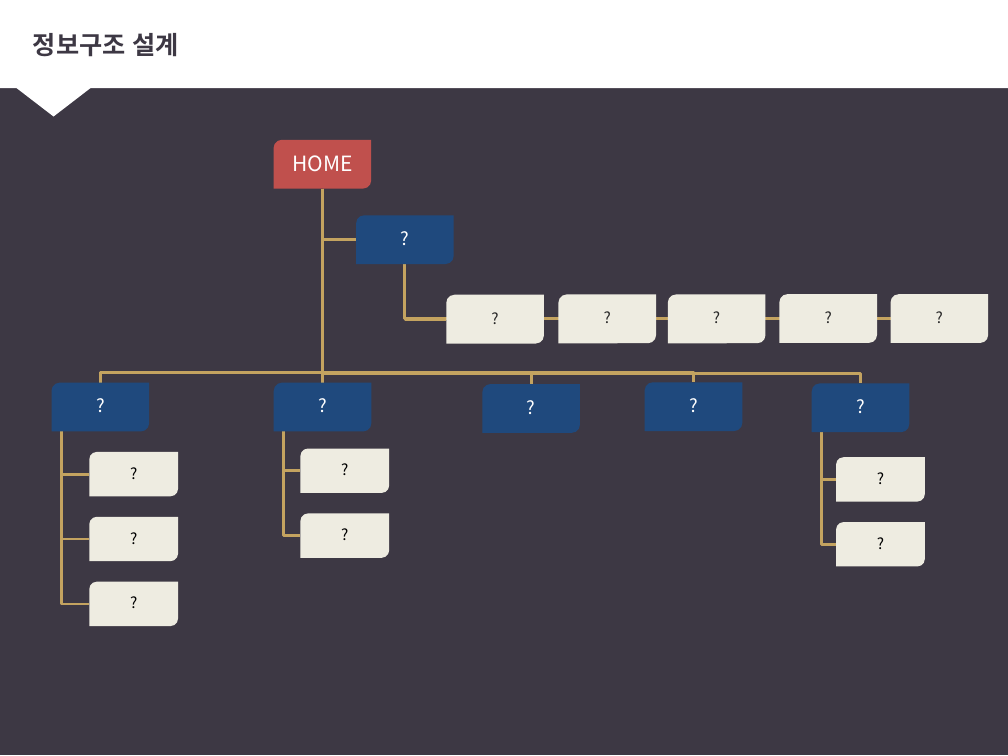
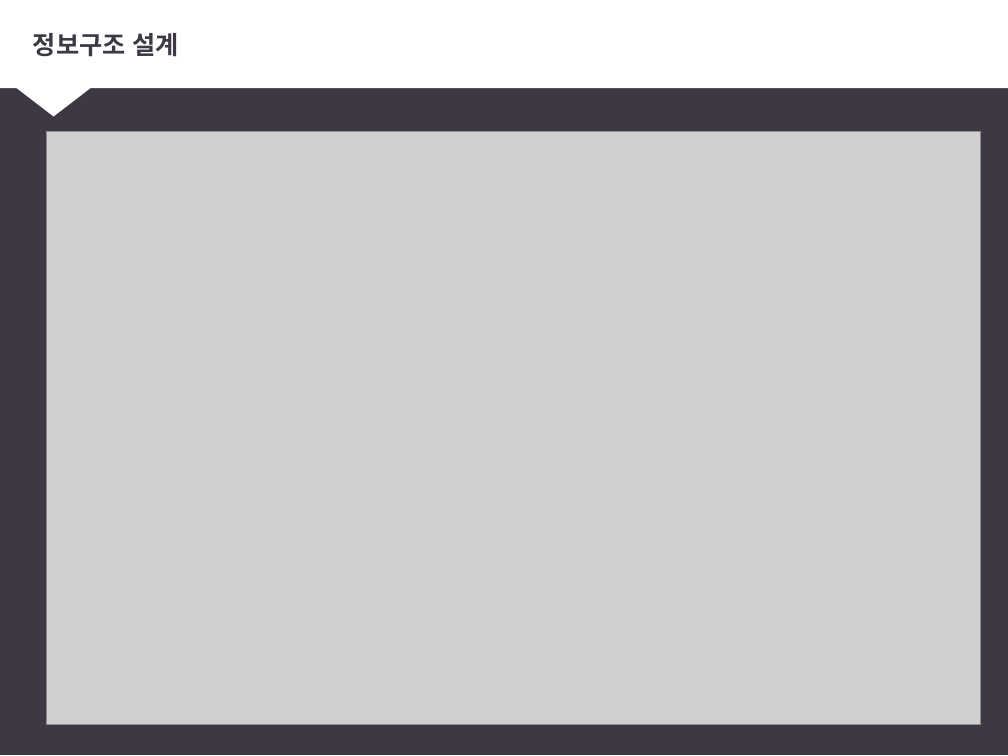
Before and after one commit to Jinseoyoung/uiux-1, a slide deck: slide 15 of study/프로토타입/스마트커뮤니티 - 기초데이터수집.pptx (slide 14 before the commit). Drawn at 1008x756 pixels with LibreOffice and Linux fonts; fonts in the diff are those of the drawing; grey boxes stand for pictures. Boxes give left, top, right and bottom in pixels: in the first picture for what was removed or moved away, otherwise in the second. Text is boxed around its words. In the diff, an @@ line names an element or a change of style, - is before the commit and + after.

```diff
--- a/study/프로토타입/스마트커뮤니티 - 기초데이터수집.pptx
+++ b/study/프로토타입/스마트커뮤니티 - 기초데이터수집.pptx
@@ picture added at [46,132,980,725] @@
@@ group removed at [51,140,989,626]: 19 round diag rects, 19 texts, 18 freeform shapes @@
-HOME
-?
-?
-?
-?
-?
-?
-?
-?
-?
-?
-?
-?
-?
-?
-?
-?
-?
-?
```
Also in this commit, not shown: 2 other slides changed, 7 slides added, 3 other files.
